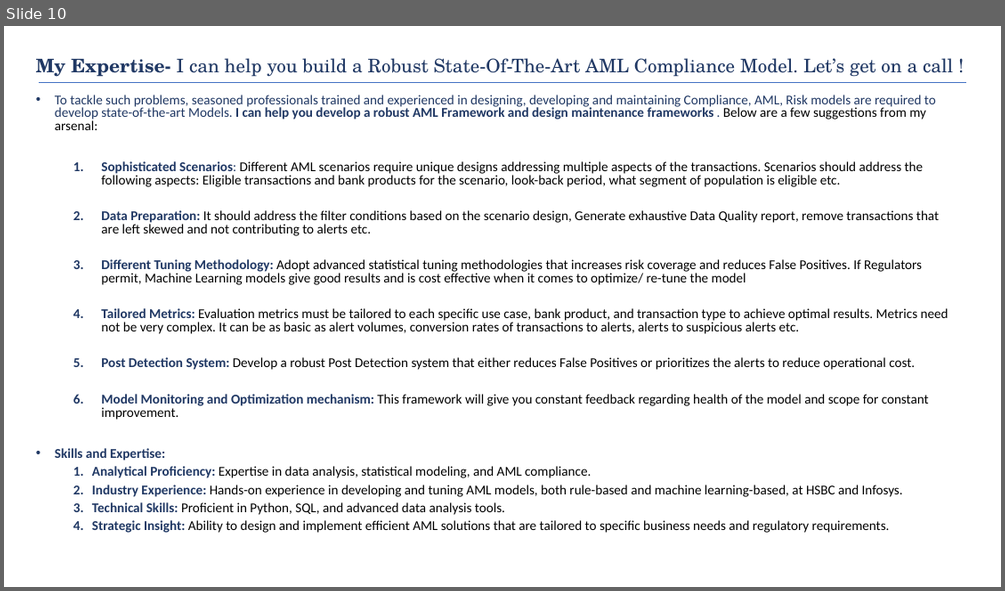
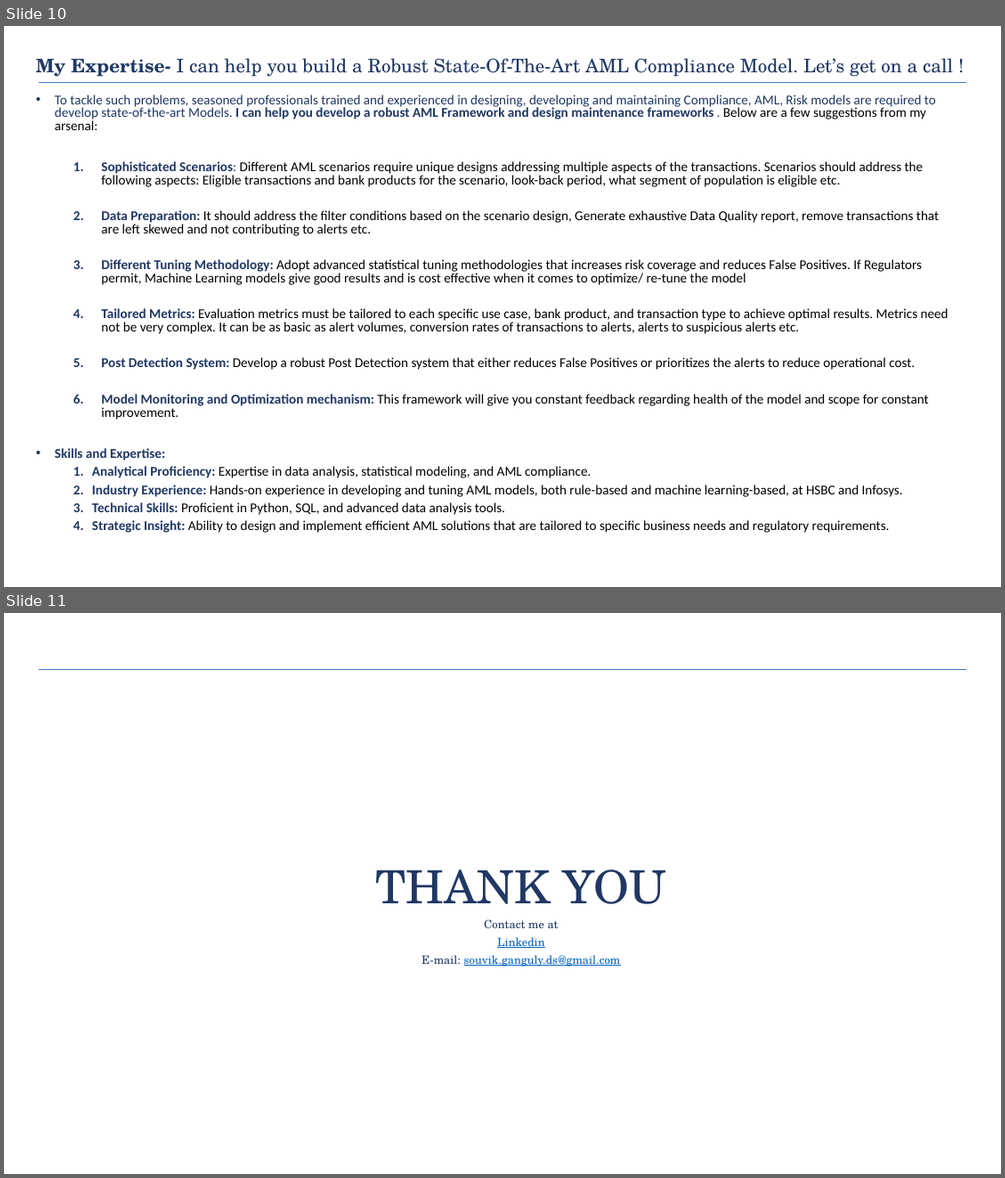
Before and after one commit to ds-souvik/Threshold-Tuning-for-Anti-Money-Laundering-AML-Scenario, a slide deck: Building Robust AML Models Advanced Techniques for Effective Transaction Monitoring.pptx. Shown one above the other, each under a label of ours: slide 10 before the commit, slides 10 and 11 after it. The pictures are 1005x591 and 1005x1178 pixels, drawn with LibreOffice and Linux fonts; fonts in the diff are those of the drawing. Boxes give left, top, right and bottom in pixels: in the first picture for what was removed or moved away, otherwise in the second. Text is boxed around its words. In the diff, an @@ line names an element or a change of style, - is before the commit and + after.

```diff
--- a/Building Robust AML Models Advanced Techniques for Effective Transaction Monitoring.pptx
+++ b/Building Robust AML Models Advanced Techniques for Effective Transaction Monitoring.pptx
@@ slide 11 added at (4,613,1001,1174), background #FFFFFF @@
@@ line added from (39, 669) to (966, 669), #4472C4 1 pt @@
@@ text added at (376,869,666,966), 11 pt, text #0563C1, underline @@
+  THANK YOU
+  Contact me at
+  Linkedin
+  E-mail: souvik.ganguly.ds@gmail.com
```
Also in this commit, not shown: 1 slide changed.
